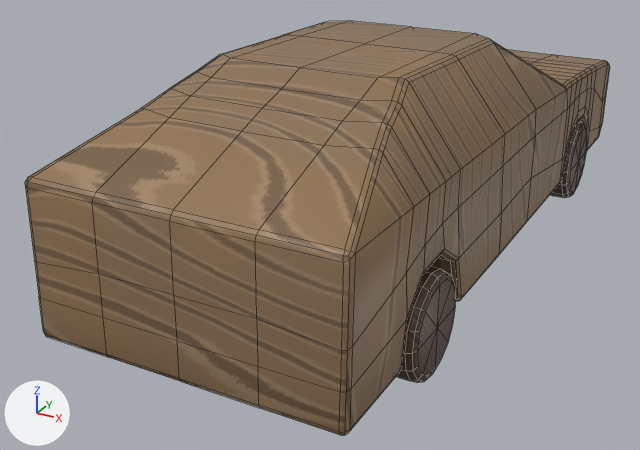
The FBX model Assets/AndreaCopy/ToyCar_GAMEPLAY.fbx: old version first, new version second.
The view is the same before and after, from a 50 mm camera at (2.13, -4.62, 2.43) aimed at (-0.3, -0.19, 0.21). Lighting does not change. The marker at lower left points along +X, +Y and +Z. The older version comes first. Mesh edges are drawn as thin lines. Where no turn or scale is listed for an object, it has been applied to the vertices.
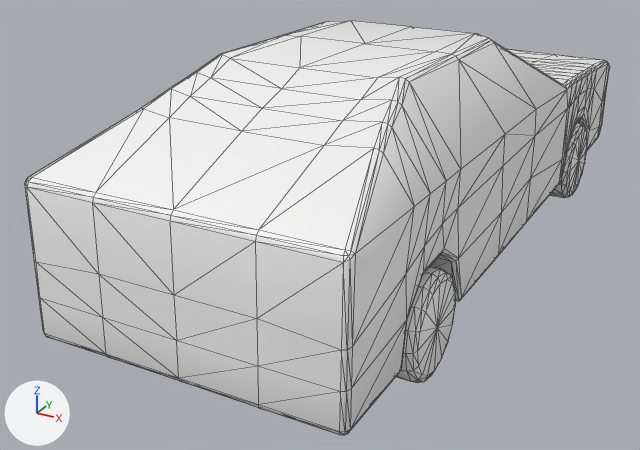
Location of each change, (x1, y1, x2, y2) in pixels of the pictures (640 x 450 px):
'Cube', surface changed (brown to white): (25, 21, 610, 435) in both
'Cylinder', surface changed: (396, 121, 587, 382) in both

Patch to the scene script:
```diff
--- a/Assets/AndreaCopy/ToyCar_GAMEPLAY.fbx.py
+++ b/Assets/AndreaCopy/ToyCar_GAMEPLAY.fbx.py
@@ mat_woodenbody @@
 mat_woodenbody = principled_material('WoodenBody')
-mat_woodenbody.texture = img_oak_basecolor_oak_png
+mat_woodenbody.base_color = (0.906, 0.906, 0.906)  # white #f4f4f4
@@ mat_woodenwheels @@
 mat_woodenwheels = principled_material('WoodenWheels')
-mat_woodenwheels.texture = img_walnut_basecolor_png
+mat_woodenwheels.base_color = (0.906, 0.906, 0.906)  # white #f4f4f4
```
